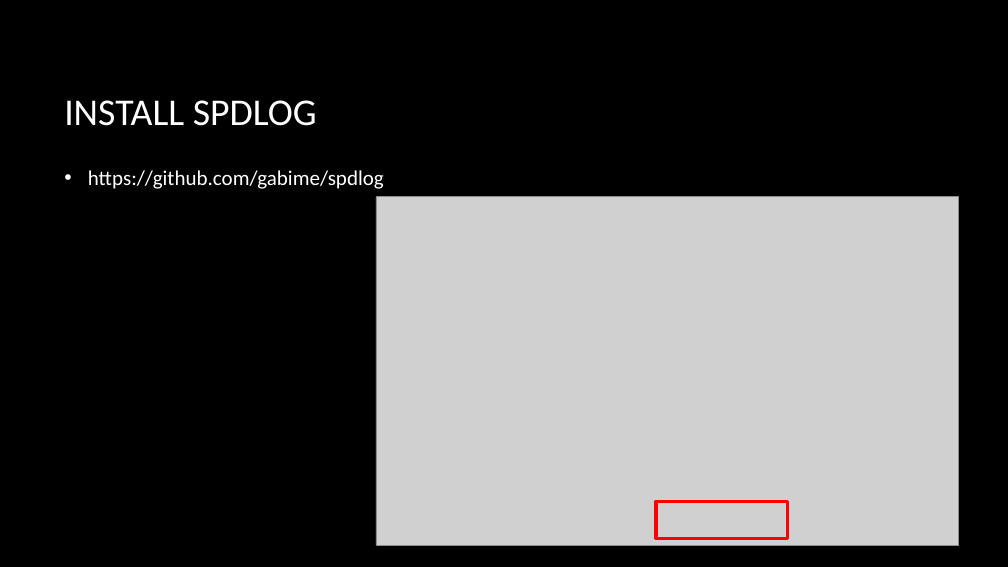
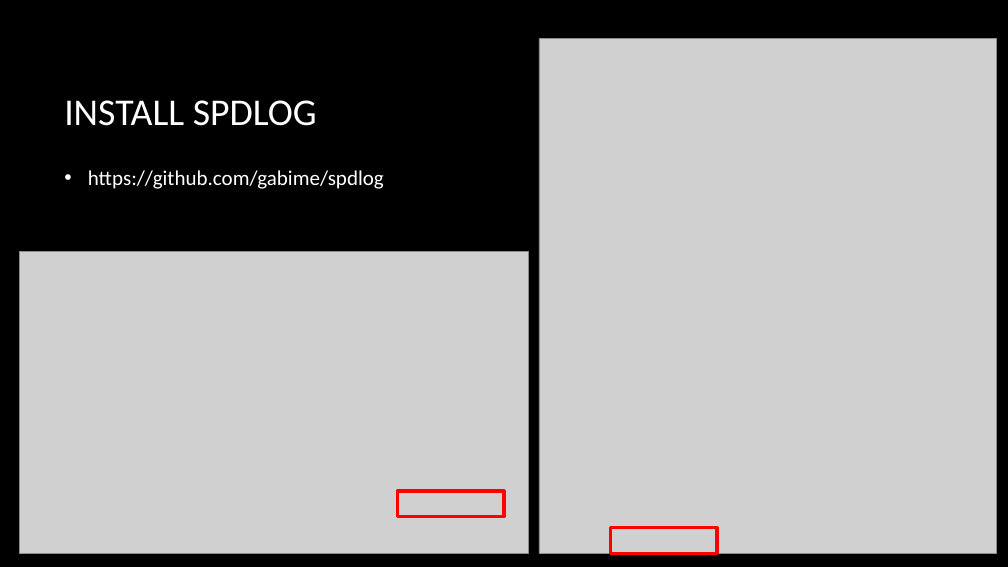
Before and after one commit to CNOCycle/cpp_tutorial, a slide deck: slide 9 of lab02/00-lab02.pptx (slide 8 before the commit). Drawn at 1008x567 pixels with LibreOffice and Linux fonts; fonts in the diff are those of the drawing; grey boxes stand for pictures; background and template pictures are left out. Boxes give left, top, right and bottom in pixels: in the first picture for what was removed or moved away, otherwise in the second. Text is boxed around its words. In the diff, an @@ line names an element or a change of style, - is before the commit and + after.

```diff
--- a/lab02/00-lab02.pptx
+++ b/lab02/00-lab02.pptx
@@ picture added at [539,39,997,554] @@
@@ picture removed at [376,197,958,544] @@
@@ picture added at [20,252,529,554] @@
@@ rectangle added at [398,492,504,517], outline #FF0000 3 pt @@
@@ rectangle: place and size @@
-rectangle at [656,501,788,538]
+rectangle at [610,528,717,554]
```
Also in this commit, not shown: 2 other slides changed, 6 slides added.
